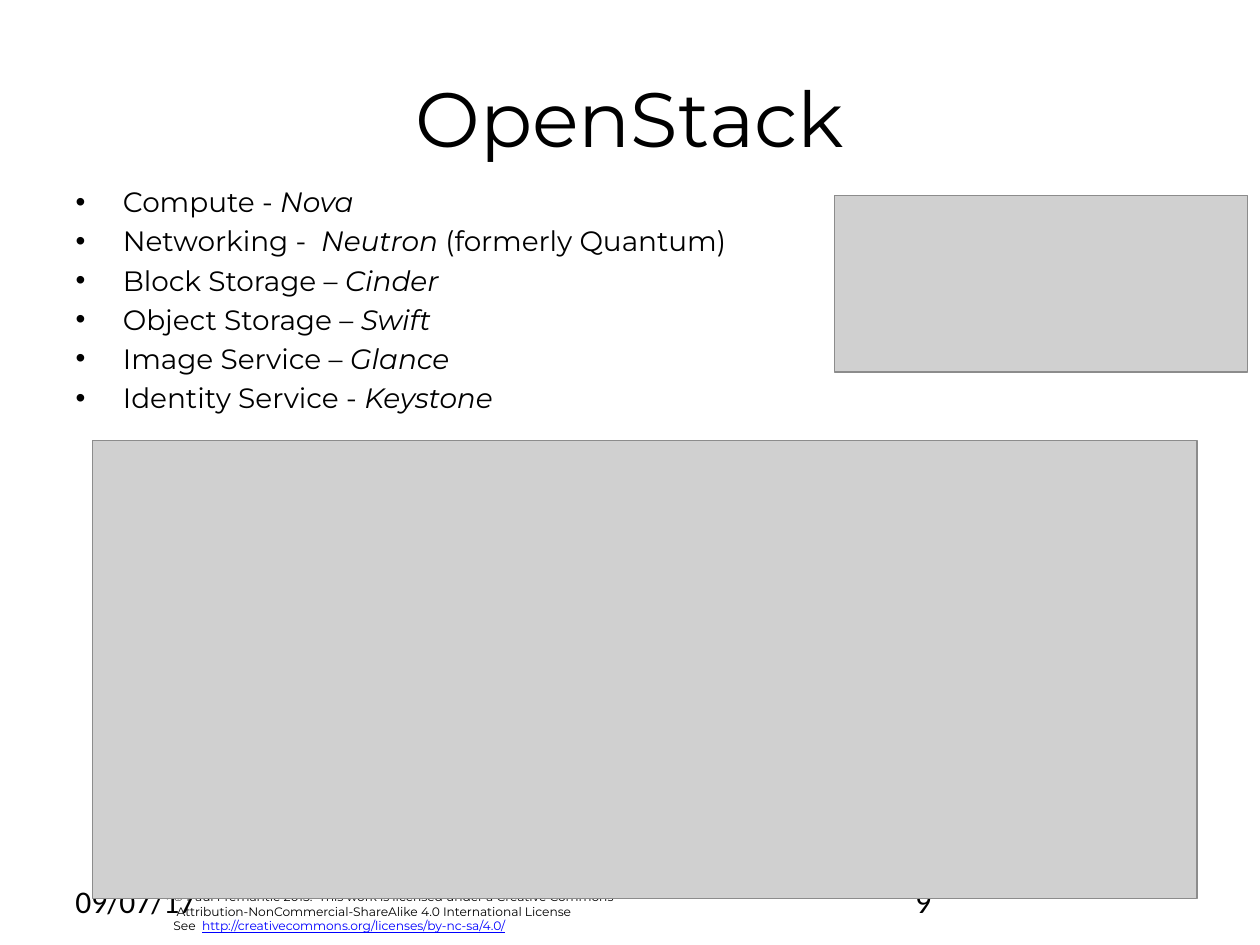
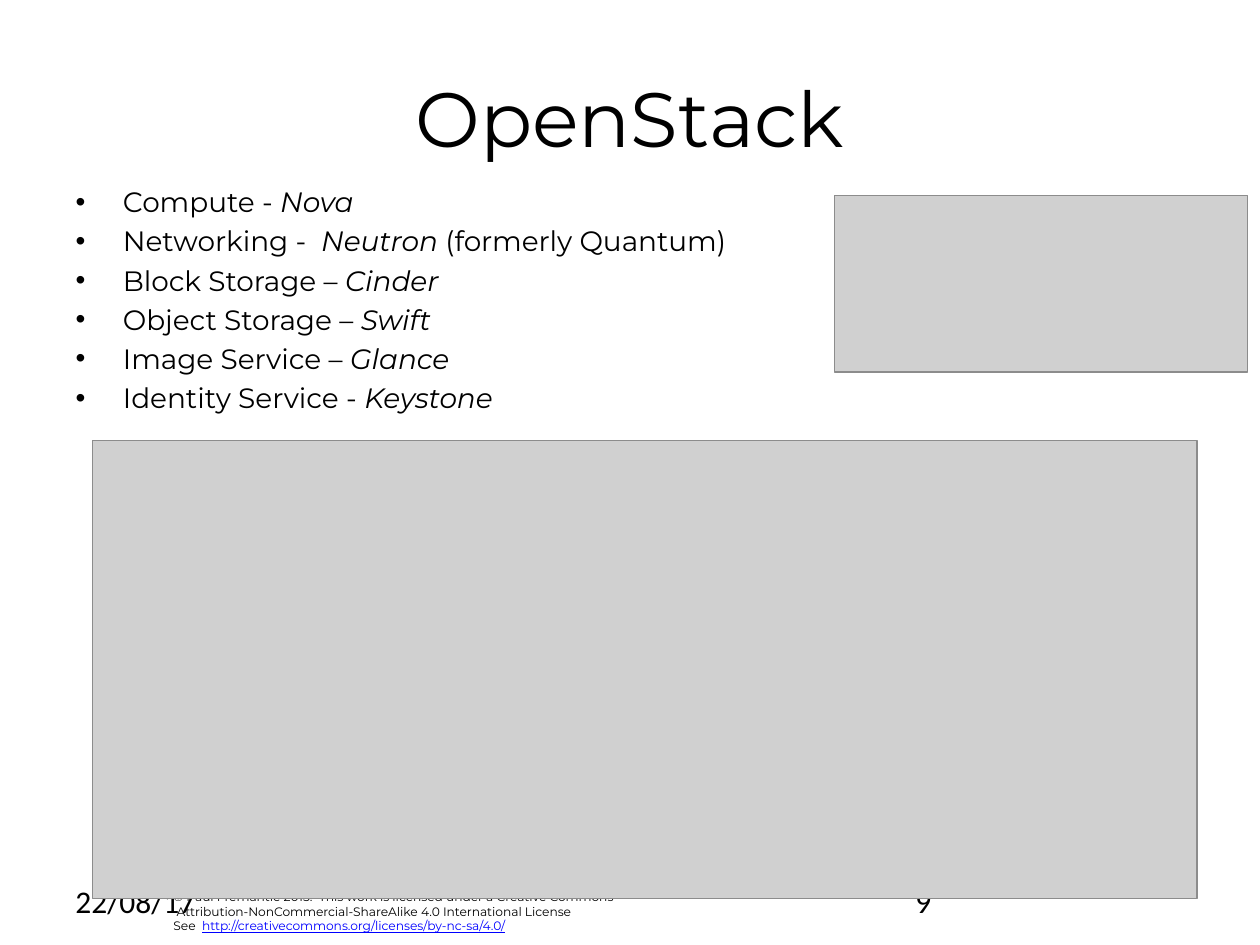
Before and after one commit to pzfreo/ox-clo, a slide deck: slide 9 of pres-source/02-understanding-cloud-services.pptx. Drawn at 1260x945 pixels with LibreOffice and Linux fonts; fonts in the diff are those of the drawing; grey boxes stand for pictures; background and template pictures are left out. Boxes give left, top, right and bottom in pixels: in the first picture for what was removed or moved away, otherwise in the second. Text is boxed around its words. In the diff, an @@ line names an element or a change of style, - is before the commit and + after.

```diff
--- a/pres-source/02-understanding-cloud-services.pptx
+++ b/pres-source/02-understanding-cloud-services.pptx
@@ text at (x1=75, y1=887, x2=195, y2=916): text changed @@
-09/07/17
+22/08/17
```
Also in this commit, not shown: 1 other slide changed, 44 other files.
